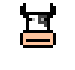
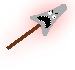
Before/after of a 75x70 layered artwork. What changed in the layer stack:
added layer "id5" above "id4" over <box>0,0,75,62</box>
hid "id4" over <box>20,3,56,48</box>
